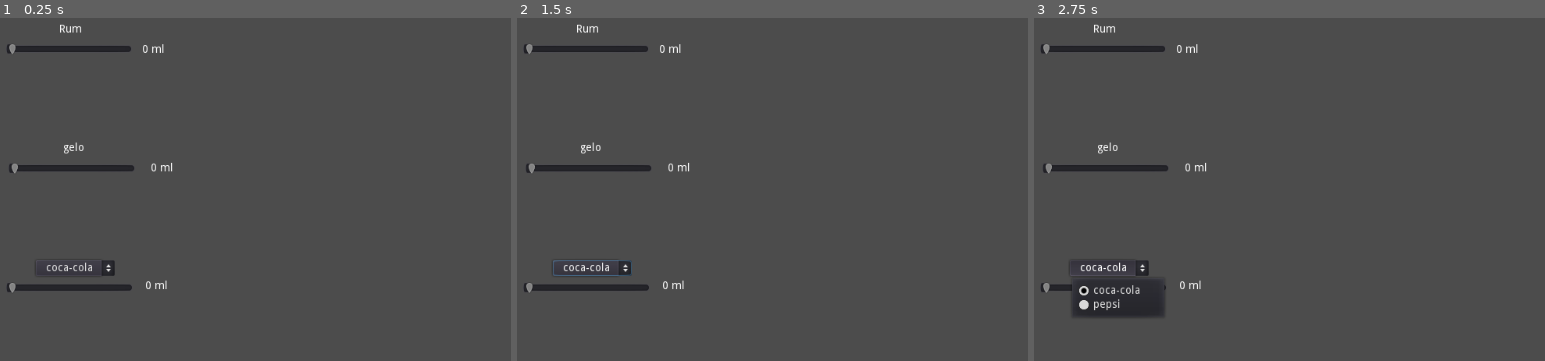
Above: before the commit, frames 1-3 (left to right).
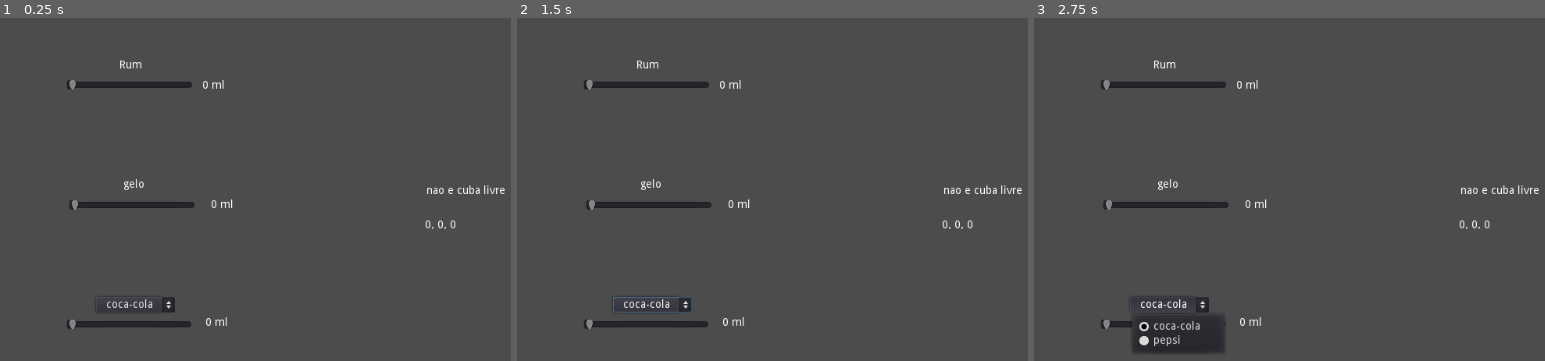
Above: after the commit, the same moments.

Repository: guiguizada/atividade_ia2
Game: Godot game, scene res://main.tscn
Two runs of this game, one before a commit and one after it. Both use one fixed random seed, a clock stepped at 60 frames per second and the inputs below.
Inputs:
- Up to frame 1 (0.25 s): no input
- Up to frame 2 (1.5 s): click "coca-cola" at 0.5 s; click "coca-cola" at 1.25 s
- Up to frame 3 (2.75 s): click "coca-cola" at 2 s

The runs differ from the first frame. In frame 1, 3.8% of the frame differs, in the area x 1-99%, y 1-91%; in frame 2, 3.9%; in frame 3, 6.4%, in the area x 1-99%, y 1-98%.

Commit message:
modified:   main.gd 	modified:   main.tscn

Diff:
--- a/main.gd
+++ b/main.gd
@@ -1,10 +1,10 @@
 extends Control
 
 
-var refrigerante_tipo = 0
-var refrigerante_quantidade = 0
-var gelo_quantidade = 0
-var rum_quantidade = 0
+var refrigerante_tipo
+var refrigerante_quantidade
+var gelo_quantidade
+var rum_quantidade
 var refrigerante_forte
 var refrigerante_suave
 var refrigerante_fraco
@@ -12,6 +12,10 @@
 var rum_suave
 var rum_fraco
 var gelo
+var drink_fraco
+var drink_suave
+var drink_forte
+var cuba_livre = false
 onready var option_button = get_node("refrigerante_slider/OptionButton")
 onready var rum_slider = get_node("rum_slider")
 onready var gelo_slider = get_node("gelo_slider")
@@ -28,6 +32,15 @@
 	if value3<min_value:
 		min_value = value3
 	return(min_value)
+
+func get_max(value1, value2, value3):
+	var max_value
+	max_value = value1
+	if value2>max_value:
+		max_value = value2
+	if value3>max_value:
+		max_value = value3
+	return(max_value)
 
 func _ready():
 	#interface de usuario
@@ -144,3 +157,22 @@
 	#pepsi
 	#refrigerante
 	#calculo de grau de pertinencia
+
+	#defuzzificacao
+	drink_fraco = get_max(get_min(refrigerante_fraco, rum_fraco, gelo),get_min(refrigerante_fraco, rum_suave, gelo), get_min(refrigerante_suave, rum_fraco, gelo))
+	drink_suave = get_max(get_min(refrigerante_forte, rum_fraco, gelo), get_min(refrigerante_suave, rum_suave, gelo), get_min(refrigerante_fraco, rum_forte, gelo))
+	drink_forte = get_max(get_min(refrigerante_forte, rum_suave, gelo), get_min(refrigerante_forte, rum_forte, gelo), get_min(refrigerante_suave, rum_forte, gelo))
+	$Label2.text = str(drink_fraco)+", "+str(drink_suave)+", "+str(drink_forte)
+	if(drink_fraco>=drink_forte and drink_fraco>=drink_suave):
+		$Label.text = "drink fraco"
+		cuba_livre = true
+	if(drink_suave>=drink_forte and drink_suave>=drink_fraco):
+		$Label.text = "drink suave"
+		cuba_livre = true
+	if(drink_forte>=drink_fraco and drink_forte>=drink_suave):
+		$Label.text = "drink forte"
+		cuba_livre = true
+	if(drink_forte<=0 and drink_suave<=0 and drink_fraco<=0):
+		$Label.text = "nao e cuba livre"
+		cuba_livre = false
+	#defuzzificacao
--- a/main.tscn
+++ b/main.tscn
@@ -8,11 +8,11 @@
 script = ExtResource( 1 )
 
 [node name="rum_slider" type="HSlider" parent="."]
-margin_left = 140.516
-margin_top = 105.508
-margin_right = 302.516
-margin_bottom = 121.508
-ticks_on_borders = false
+margin_left = 217.655
+margin_top = 152.33
+margin_right = 379.655
+margin_bottom = 168.33
+step = 0.5
 
 [node name="Label" type="Label" parent="rum_slider"]
 margin_left = 169.407
@@ -32,11 +32,11 @@
 align = 1
 
 [node name="gelo_slider" type="HSlider" parent="."]
-margin_left = 144.021
-margin_top = 258.79
-margin_right = 306.021
-margin_bottom = 274.79
-ticks_on_borders = false
+margin_left = 221.16
+margin_top = 305.612
+margin_right = 383.16
+margin_bottom = 321.612
+step = 0.5
 
 [node name="Label" type="Label" parent="gelo_slider"]
 margin_left = 176.776
@@ -56,11 +56,11 @@
 align = 1
 
 [node name="refrigerante_slider" type="HSlider" parent="."]
-margin_left = 141.178
-margin_top = 411.837
-margin_right = 303.178
-margin_bottom = 427.837
-ticks_on_borders = false
+margin_left = 218.317
+margin_top = 458.659
+margin_right = 380.317
+margin_bottom = 474.659
+step = 0.5
 
 [node name="Label" type="Label" parent="refrigerante_slider"]
 margin_left = 172.565
@@ -78,3 +78,15 @@
 margin_bottom = -7.28528
 toggle_mode = true
 align = 1
+
+[node name="Label" type="Label" parent="."]
+margin_left = 678.594
+margin_top = 288.933
+margin_right = 718.594
+margin_bottom = 302.933
+
+[node name="Label2" type="Label" parent="."]
+margin_left = 676.694
+margin_top = 332.633
+margin_right = 716.694
+margin_bottom = 346.633
